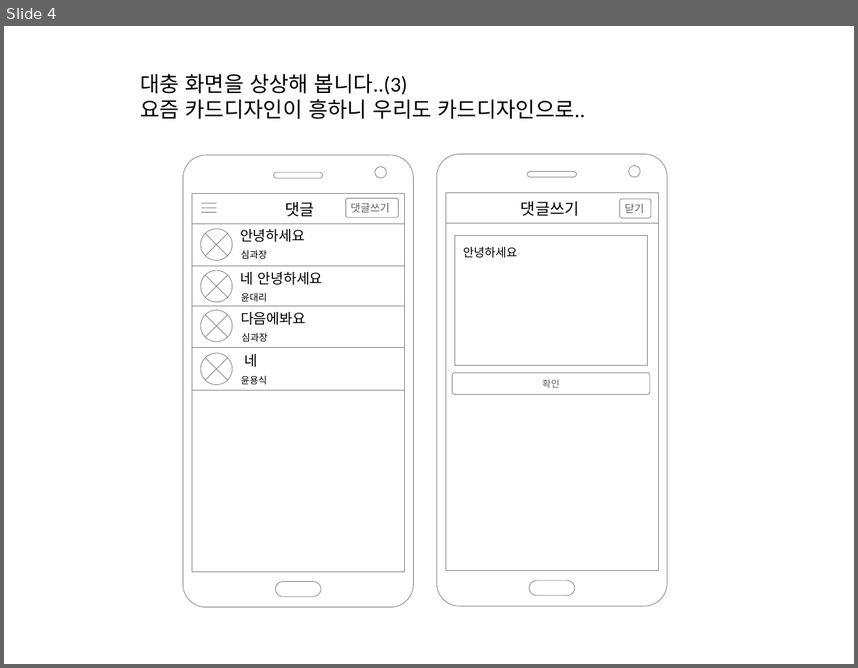
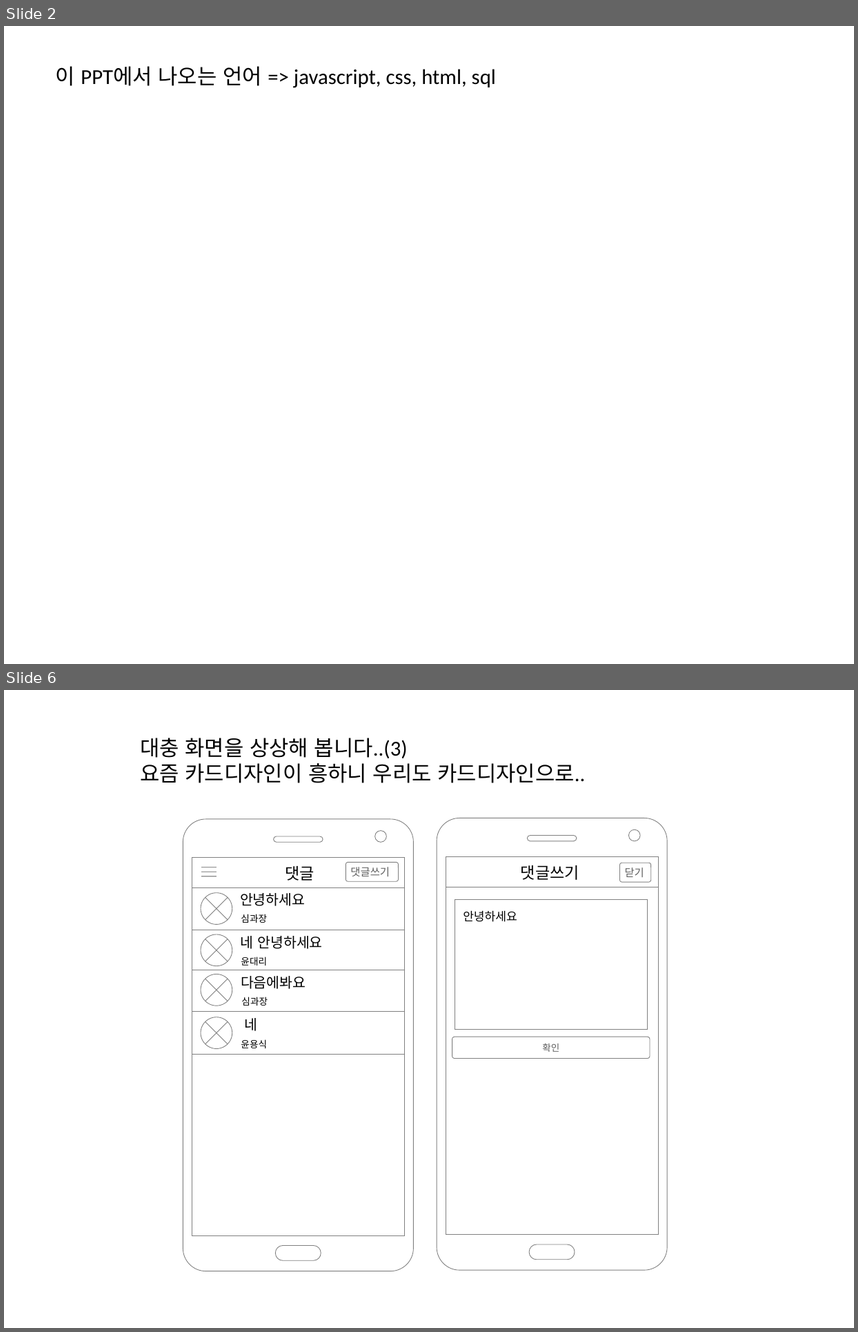
Before and after one commit to yysstory/mozzi, a slide deck: DOCS/1.pptx. Shown one above the other, each under a label of ours: slide 4 before the commit, slides 2 and 6 after it; the slides between them are not shown. The pictures are 858x668 and 858x1332 pixels, drawn with LibreOffice and Linux fonts; fonts in the diff are those of the drawing. Boxes give left, top, right and bottom in pixels: in the first picture for what was removed or moved away, otherwise in the second. Text is boxed around its words. In the diff, an @@ line names an element or a change of style, - is before the commit and + after.

```diff
--- a/DOCS/1.pptx
+++ b/DOCS/1.pptx
@@ slide 2 added at box(4, 26, 854, 664), background #FFFFFF @@
@@ text added at box(55, 66, 496, 88), 18 pt, text #000000 @@
+이 PPT에서 나오는 언어 => javascript, css, html, sql
@@ what was slide 4 is now slide 6 @@
```
Also in this commit, not shown: 3 slides changed, 1 other slide added.
